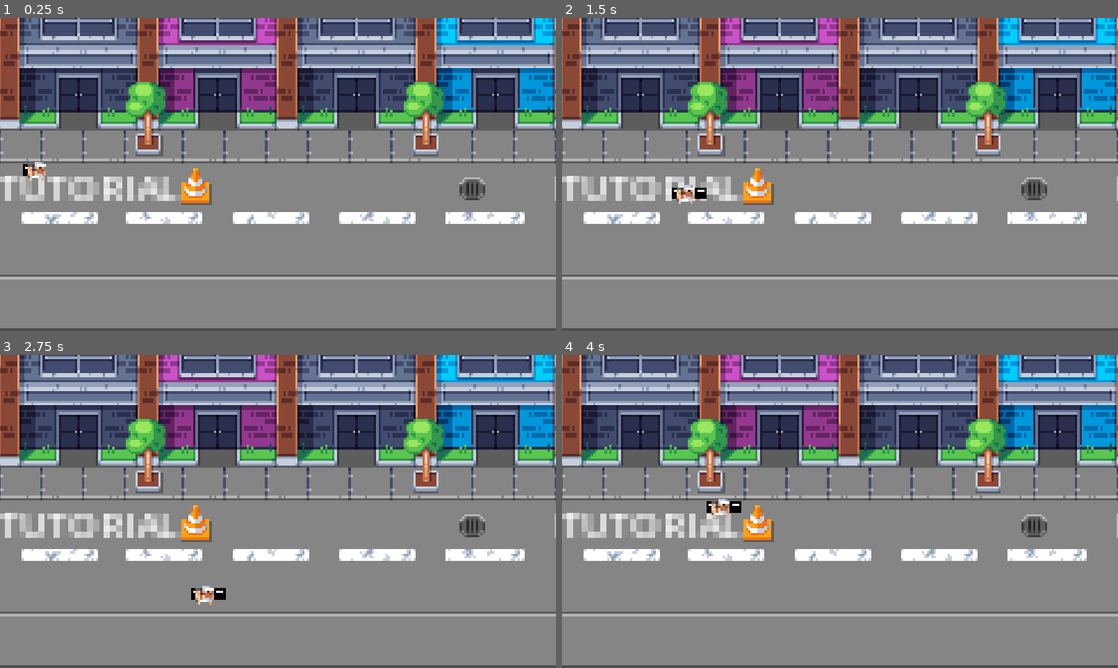
Above: before the commit, frames 1-4 (two rows, left to right).
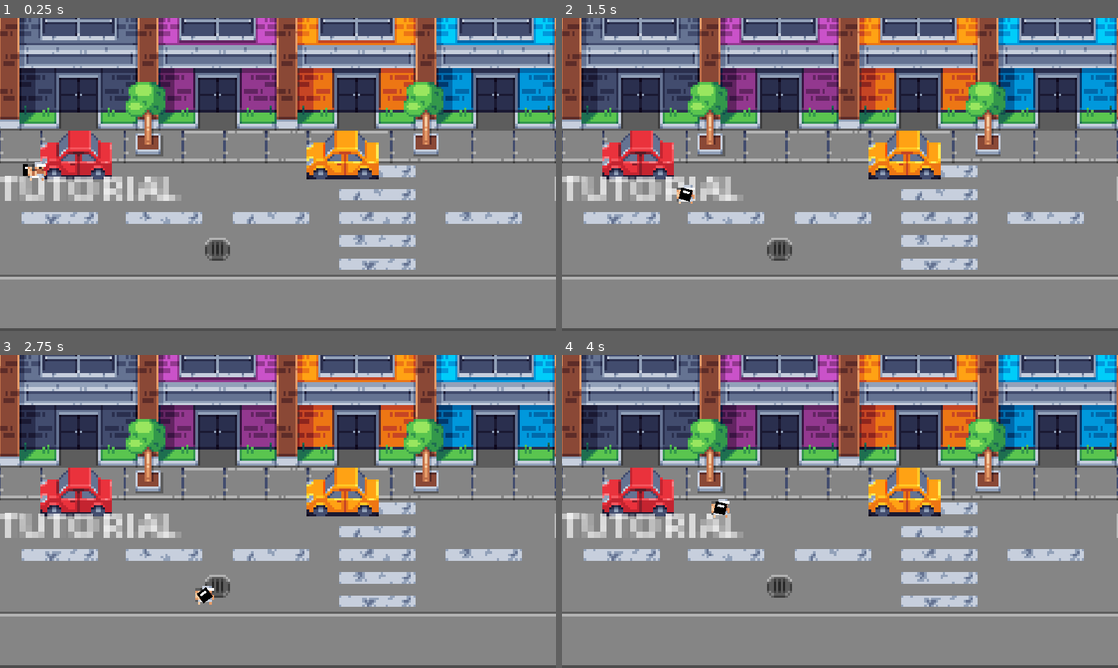
Above: after the commit, the same moments.

Repository: marcowessel/pizza-boy-ld2023
Game: Godot game, scene res://level.tscn
The game is run twice, just before and just after one commit, with the same random seed, the same clock (stepped at 60 frames per second) and the same inputs.
Inputs (mouse positions are in pixels of both pictures, inside the frame that each line leads up to):
- Up to frame 1 (0.25 s): no input
- Up to frame 2 (1.5 s): tap Enter at 0.5 s; move the mouse to (962, 158) at 0.52 s; press the mouse at (962, 158) at 0.53 s; hold D (right) 0.53-1.28 s; move the mouse to (728, 190) at 1.27 s; release the mouse at (728, 190) at 1.28 s; hold S (down) from 1.28 s (still down); click (728, 190) at 1.35 s
- Up to frame 3 (2.75 s): move the mouse to (333, 442) at 2.02 s; release S (down) at 2.03 s; press the mouse at (333, 442) at 2.03 s; hold D (right) from 2.03 s (still down)
- Up to frame 4 (4 s): move the mouse to (812, 574) at 2.77 s; release D (right) at 2.78 s; release the mouse at (812, 574) at 2.78 s; hold W (up) 2.78-3.53 s; click (812, 574) at 2.85 s; move the mouse to (1006, 558) at 3.52 s; press the mouse at (1006, 558) at 3.53 s; hold A (left) from 3.53 s (still down)

The runs differ from the first frame. In frame 1, 12% of the frame differs, in the area x 3-95%, y 0-81%; in frame 2, 12%; in frame 3, 12%; in frame 4, 12%.

Commit message:
update
- added new resources
- light attack work

Diff:
--- a/Characters/pizza_boy.gd
+++ b/Characters/pizza_boy.gd
@@ -2,7 +2,13 @@
 
 @export var speed = 400
 @export var pizza_slices = 6 # represents the amount of health
-@export var deliveryBag:PackedScene
+#@export var delivery_bag:PackedScene
+var delivery_bag_back
+var delivery_bag_back_default_pos
+
+func _ready():
+	delivery_bag_back = get_node("%DeliveryBagBack")
+	delivery_bag_back_default_pos = delivery_bag_back.position
 
 func get_input():
 	var input_direction = Input.get_vector("left", "right", "up", "down")
@@ -18,13 +24,31 @@
 		light_attack()
 
 func light_attack():
-	#TODO
+	# TODO
+	# - put deliverybag into the center of node
+	delivery_bag_back.position = Vector2(0, 0)
+	delivery_bag_back.set_z_index(10)
+	delivery_bag_back.look_at(get_global_mouse_position())
+
+	# - make the bag point to mouse direction
+
+
+	# - take a fixed distance beetween the player and the cursor
+
+	# - activate damage, with the collider
+
+	# - move bag to that point smoothly (tween)
+
+	# -
+
+
+
 	# - collider initialisieren in richtung des cursors
-	var instance = deliveryBag.instantiate()
+	#var instance = delivery_bag.instantiate()
 
 	# -fix error
 	#instance.position = $Sprite.position + $Sprite.global_transform.basis_x * 32
 
-	add_child(instance)
+	#add_child(instance)
 
-	print("attack")
+	print("light attack")
--- a/Characters/pizza_boy.tscn
+++ b/Characters/pizza_boy.tscn
@@ -1,9 +1,8 @@
-[gd_scene load_steps=7 format=3 uid="uid://cthm02avoqjiv"]
+[gd_scene load_steps=6 format=3 uid="uid://cthm02avoqjiv"]
 
 [ext_resource type="Script" path="res://Characters/pizza_boy.gd" id="1_qt10e"]
 [ext_resource type="Texture2D" uid="uid://gteueth37qqy" path="res://Assets/Sprites/Character.png" id="1_xmujj"]
 [ext_resource type="Texture2D" uid="uid://cxi7jx62cye5f" path="res://Assets/Sprites/bag.png" id="2_8sdut"]
-[ext_resource type="PackedScene" uid="uid://bkko56x8wnut3" path="res://Characters/delivery_bag.tscn" id="3_8hfc6"]
 
 [sub_resource type="RectangleShape2D" id="RectangleShape2D_bacsx"]
 size = Vector2(64, 20)
@@ -13,7 +12,6 @@
 
 [node name="PizzaBoy" type="CharacterBody2D"]
 script = ExtResource("1_qt10e")
-deliveryBag = ExtResource("3_8hfc6")
 
 [node name="Sprite2D" type="Sprite2D" parent="."]
 scale = Vector2(8, 8)
@@ -24,13 +22,13 @@
 shape = SubResource("RectangleShape2D_bacsx")
 
 [node name="DeliveryBagBack" type="Area2D" parent="."]
+unique_name_in_owner = true
 z_index = -1
+position = Vector2(-28, -4)
 
 [node name="Sprite2D" type="Sprite2D" parent="DeliveryBagBack"]
-position = Vector2(-28, -4)
 scale = Vector2(8, 8)
 texture = ExtResource("2_8sdut")
 
 [node name="CollisionShape2D" type="CollisionShape2D" parent="DeliveryBagBack"]
-position = Vector2(-28, -4)
 shape = SubResource("RectangleShape2D_q5ctr")
--- a/GameManager.gd
+++ b/GameManager.gd
@@ -2,7 +2,7 @@
 
 # TODO
 #- [x] crosshair instead of cursor
-#- [] implement light attackdddddddd
+#- [] implement light attack
 #- [] baricade left / right activate
 #- [] "WATCH OUT! PIZZA HOOLIGANS INCOMING" text appears few seconds
 #- [] spawning of mobs, basic "zombies"
Binary file added: Assets/Sprites/Banana.png
Not shown, added: Assets/Sprites/Banana.png.import
Binary file added: Assets/Sprites/Barricade.png
Not shown, added: Assets/Sprites/Barricade.png.import
Binary file added: Assets/Sprites/Cone.png
Not shown, added: Assets/Sprites/Cone.png.import
Binary file changed: Assets/Sprites/Map.png
Not shown: 2 places in Characters/delivery_bag.tscn that only renumber resources
Not shown: 1 places in level.tscn that only renumber resources
